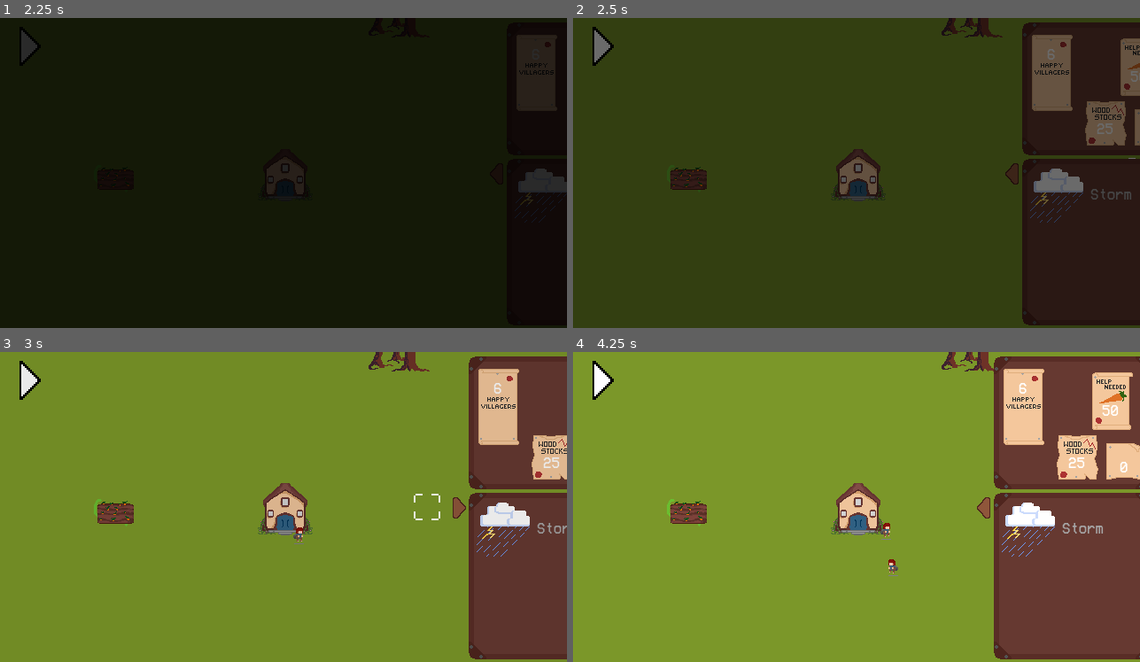
Above: before the commit, frames 1-4 (two rows, left to right).
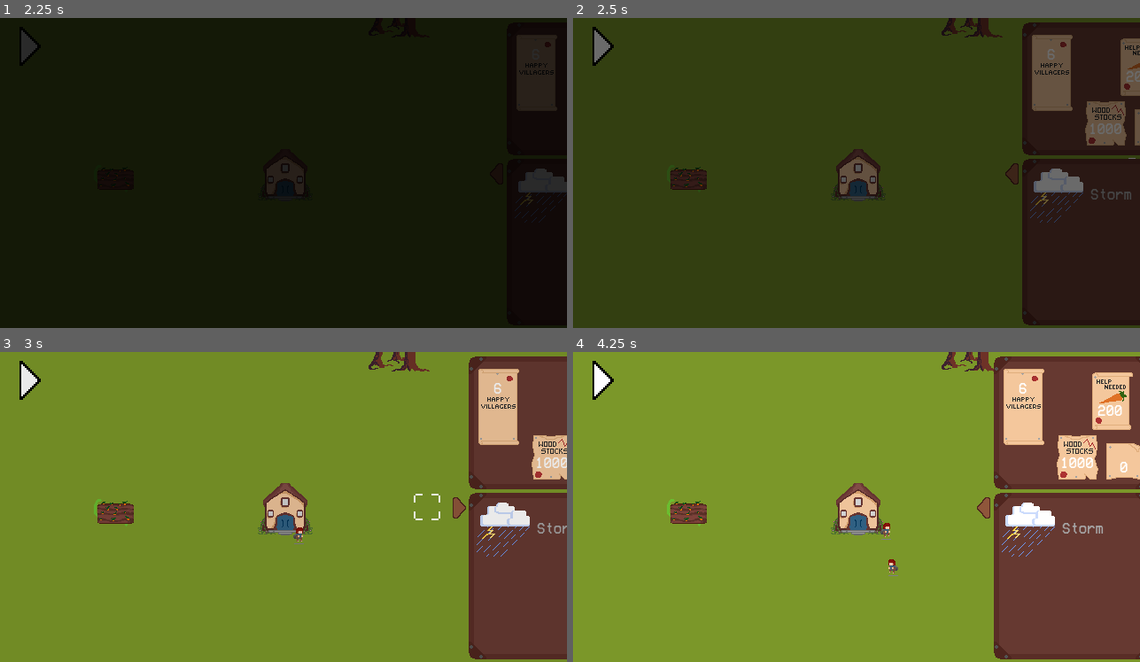
Above: after the commit, the same moments.

Repository: Resben/village-mayhem
Game: Godot game, scene res://scenes/ui/controller.tscn
Two runs of this game, one before a commit and one after it. Both use one fixed random seed, a clock stepped at 60 frames per second and the inputs below. The engine's default icon, where the game draws it, is replaced by a stand-in: a white triangle on a blue panel in a dark square.
Inputs (mouse positions are in pixels of both pictures, inside the frame that each line leads up to):
- Up to frame 1 (2.25 s): click "Start" at 0.5 s; click "Start" at 1.25 s; click (561, 173) at 2 s
- Up to frame 2 (2.5 s): no input
- Up to frame 3 (3 s): click (413, 507) at 2.75 s
- Up to frame 4 (4.25 s): click (1117, 507) at 3.5 s

Frame 1 is identical in both runs. In frame 2, less than 0.1% of the frame differs, in the area x 91-100%, y 17-38%; in frame 3, less than 0.1%; in frame 4, 0.2%, in the area x 86-97%, y 17-38%.

Commit message:
[Feature] Horrible cluster mechanic

Diff:
--- a/scenes/ai/storm.gd
+++ b/scenes/ai/storm.gd
@@ -8,10 +8,10 @@
 
 func _ready():
 	playback_speed = Global.hud.current_playback
-	$AnimationPlayer.speed_scale = playback_speed
+	$Sprite2D.speed_scale = playback_speed
 
 func _physics_process(delta):
-	global_position += direction * 100 * delta
+	global_position += direction * 100 * delta * playback_speed
 
 func _on_area_entered(area):
 	if area is HitBox:
--- a/scenes/ai/villager.gd
+++ b/scenes/ai/villager.gd
@@ -83,7 +83,9 @@
 					Global.resources["wood"] -= 50
 					set_job(job)
 		"farm":
-			pass
+			var job = Global.cpu.construct_farm()
+			if job != null:
+				set_job(job)
 		"new_mine":
 			pass
 		"construction":
--- a/scenes/global.gd
+++ b/scenes/global.gd
@@ -33,8 +33,8 @@
 var villager = preload("res://scenes/ai/villager.tscn") as PackedScene
 
 var resources = {
-	"food" : 50,
-	"wood" : 25,
+	"food" : 200,
+	"wood" : 1000,
 	"materials" : 0
 }
 
--- a/scenes/level/CPU.gd
+++ b/scenes/level/CPU.gd
@@ -23,25 +23,86 @@
 ############################### VILLAGE PLACEMENT ###############################
 #################################################################################
 
+func construct_farm():
+	var total_visited_locations = []
+	var next_location
+	var house_at_other
+	for l in village_map.get_used_cells_by_id(0, 0, Vector2i(1, 0)):
+		if !total_visited_locations.has(l):
+			house_at_other = count_cluster(l, total_visited_locations, "house")
+			if house_at_other < 4:
+				next_location = get_next_location(l)
+				if next_location != null:
+					print("Found existing location for farm")
+					break
+
+	if next_location == null:
+		next_location = village_map.get_random_valid_display_position()
+		print("Created new random location for farm")
+
+	if next_location != null:
+		village_map.set_cell(0, next_location, 0, Vector2i(1, 0))
+		return village_map.place_building("crop", next_location, false)
+	else:
+		return null
+
 # Called by villager to create a new house then assign said villager as a builder
 func construct_house():
+	var total_visited_locations = []
 	var th_location = village_map.get_used_cells_by_id(0, 0, Vector2i(0, 2))[0]
-	var new_location = get_next_house_in_cluster(th_location, 8)
-	if new_location == null:
-		for h in village_map.get_used_cells_by_id(0, 0, Vector2i()):
-			new_location = get_next_house_in_cluster(h, 4)
-			if new_location != null:
-				break
-
-	return village_map.place_building("house", new_location, true)
-
-func get_next_house_in_cluster(pos : Vector2i, max_cluster : int):
+	var house_at_th = count_cluster(th_location, total_visited_locations, "house")
+	var next_location
+	var house_at_other
+	if house_at_th >= 8:
+		for l in village_map.get_used_cells_by_id(0, 0, Vector2i(0, 0)):
+			if !total_visited_locations.has(l):
+				house_at_other = count_cluster(l, total_visited_locations, "house")
+				if house_at_other < 4:
+					next_location = get_next_location(l)
+					if next_location != null:
+						print("Used non TH location")
+						break
+	else:
+		next_location = get_next_location(th_location)
+		print("Used TH location")
+
+	if next_location == null:
+		next_location = village_map.get_random_valid_display_position()
+		print("Created new random location")
+
+	if next_location != null:
+		village_map.set_cell(0, next_location, 0, Vector2i(0, 0))
+		return village_map.place_building("house", next_location, true)
+	else:
+		return null
+
+func get_next_location(pos):
+	var neighbours = get_neighbours(pos)
+	var total_neighbours = []
+	var valid = []
+	for n in neighbours:
+		if !total_neighbours.has(n):
+			total_neighbours.push_back(n)
+		for n2 in get_neighbours(n):
+			if !total_neighbours.has(n2):
+				total_neighbours.push_back(n2)
+
+	for t in total_neighbours:
+		if village_map.get_cell_atlas_coords(0, t) == Vector2i(-1, -1) && village_map.check_availablity(village_map.map_to_local(t)):
+			valid.push_back(t)
+
+	if valid.size() == 0:
+		return null
+
+	var rand = randi_range(1, valid.size())
+	return valid[rand - 1]
+
+func count_cluster(pos, total_visited, type):
 	var visited_positions = {}
 	var queue = [pos]
 	var house_count = 0
-	var next_location = null
-
-	if !is_house(village_map.get_cell_atlas_coords(0, pos)):
+
+	if !check_type(village_map.get_cell_atlas_coords(0, pos), type):
 		return 0
 	while queue.size() > 0:
 		var current_pos = queue.pop_front()
@@ -51,24 +112,33 @@
 
 		visited_positions[current_pos] = true
 
-		if is_house(village_map.get_cell_atlas_coords(0, current_pos)):
+		if check_type(village_map.get_cell_atlas_coords(0, current_pos), type):
 			house_count += 1
 
 			var neighbours = get_neighbours(current_pos)
 			for n in neighbours:
-				if is_house(village_map.get_cell_atlas_coords(0, n)) and !visited_positions.has(n):
+				if check_type(village_map.get_cell_atlas_coords(0, n), type) and !visited_positions.has(n):
 					queue.append(n)
-				elif next_location == null && village_map.get_cell_atlas_coords(0, n) == Vector2i(-1, -1): # IMPORTANT NEED TO CHECK AVAILABILITY DONT WANT STUFF ON OCEAN
-					village_map.set_cell(0, n, 0, Vector2i(0, 0))
-					next_location = n
-
-	return next_location
-
-func is_house(pos):
-	if pos == Vector2i(0, 0) || pos == Vector2i(0, 2):
-		return true
-	else:
-		return false
+
+	for v in visited_positions:
+		if total_visited.has(v):
+			print("hmmm")
+		total_visited.push_back(v)
+
+	return house_count
+
+func check_type(pos, type):
+	match type:
+		"house":
+			if pos == Vector2i(0, 0) || pos == Vector2i(0, 2):
+				return true
+			else:
+				return false
+		"farm":
+			if pos == Vector2i(1, 0):
+				return true
+			else:
+				return false
 
 func get_neighbours(pos):
 	var directions = [
--- a/scenes/level/village_tile_controller.gd
+++ b/scenes/level/village_tile_controller.gd
@@ -38,6 +38,25 @@
 	add_child(scene)
 	return scene
 
+func get_random_valid_display_position():
+	var flag = true
+	var tiles
+	var rand
+	while flag:
+		tiles = display_map.get_used_cells_by_id(0, 0, Vector2i(2, 1))
+		rand = randi_range(1, tiles.size())
+		if tiles.size() == 0:
+			print("no more tiles")
+			flag = false
+			break
+		if check_availablity(display_map.local_to_map(tiles[rand - 1])):
+			flag = false
+
+	if tiles.size() == 0:
+		return null
+
+	return tiles[rand - 1]
+
 func check_availablity(raw_position) -> bool:
 	var display_position = display_map.local_to_map(raw_position)
 	var village_position = local_to_map(raw_position)
--- a/scenes/level/workable.gd
+++ b/scenes/level/workable.gd
@@ -62,8 +62,8 @@
 func add_work_point(reference : Villager):
 	if reference.job_type == "construction":
 		if is_under_construction:
-			construction_percentage += 1 * playback_speed
-			if construction_percentage == 100:
+			construction_percentage += 5 * playback_speed
+			if construction_percentage >= 100:
 				is_under_construction = false
 				reference.job_complete()
 				$TextureProgressBar.visible = false
@@ -74,7 +74,7 @@
 	elif reference.job_type == "repair":
 		if is_broken:
 			repair_percentage += 1 * playback_speed
-			if repair_percentage == 100:
+			if repair_percentage >= 100:
 				is_broken = false
 				reference.job_complete()
 				$TextureProgressBar.visible = false
--- a/scenes/ui/controller.tscn
+++ b/scenes/ui/controller.tscn
@@ -263,7 +263,8 @@
 anchors_preset = 1
 anchor_left = 1.0
 anchor_right = 1.0
-offset_right = 184.0
+offset_left = 640.0
+offset_right = 824.0
 offset_bottom = 350.0
 grow_horizontal = 0
 
@@ -335,9 +336,9 @@
 anchor_top = 0.5
 anchor_bottom = 0.5
 offset_left = -26.7065
-offset_top = 1209.0
+offset_top = 1384.0
 offset_right = 13.2935
-offset_bottom = 1241.0
+offset_bottom = 1416.0
 grow_vertical = 2
 texture_normal = ExtResource("7_08pkq")
 
